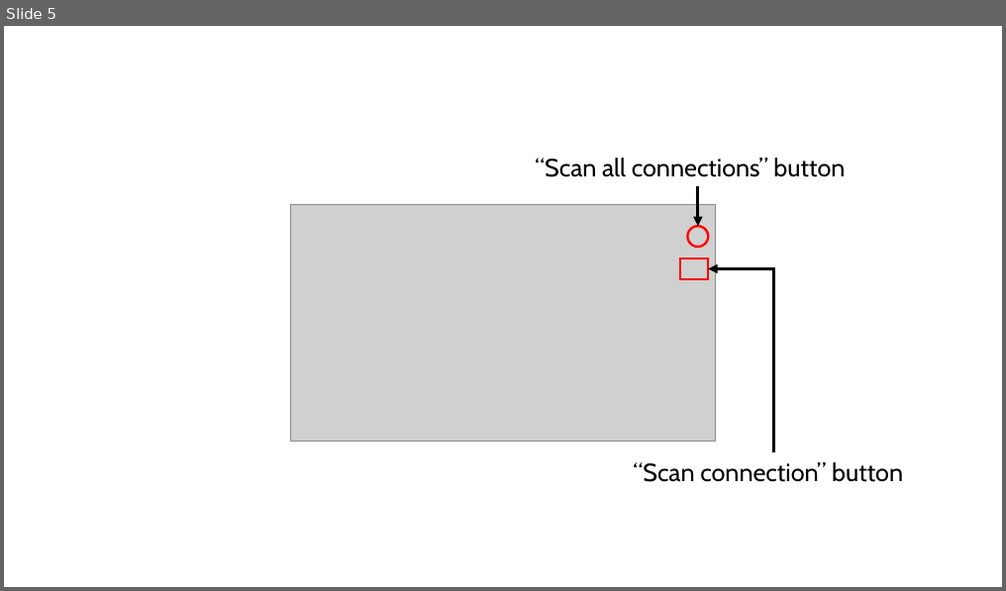
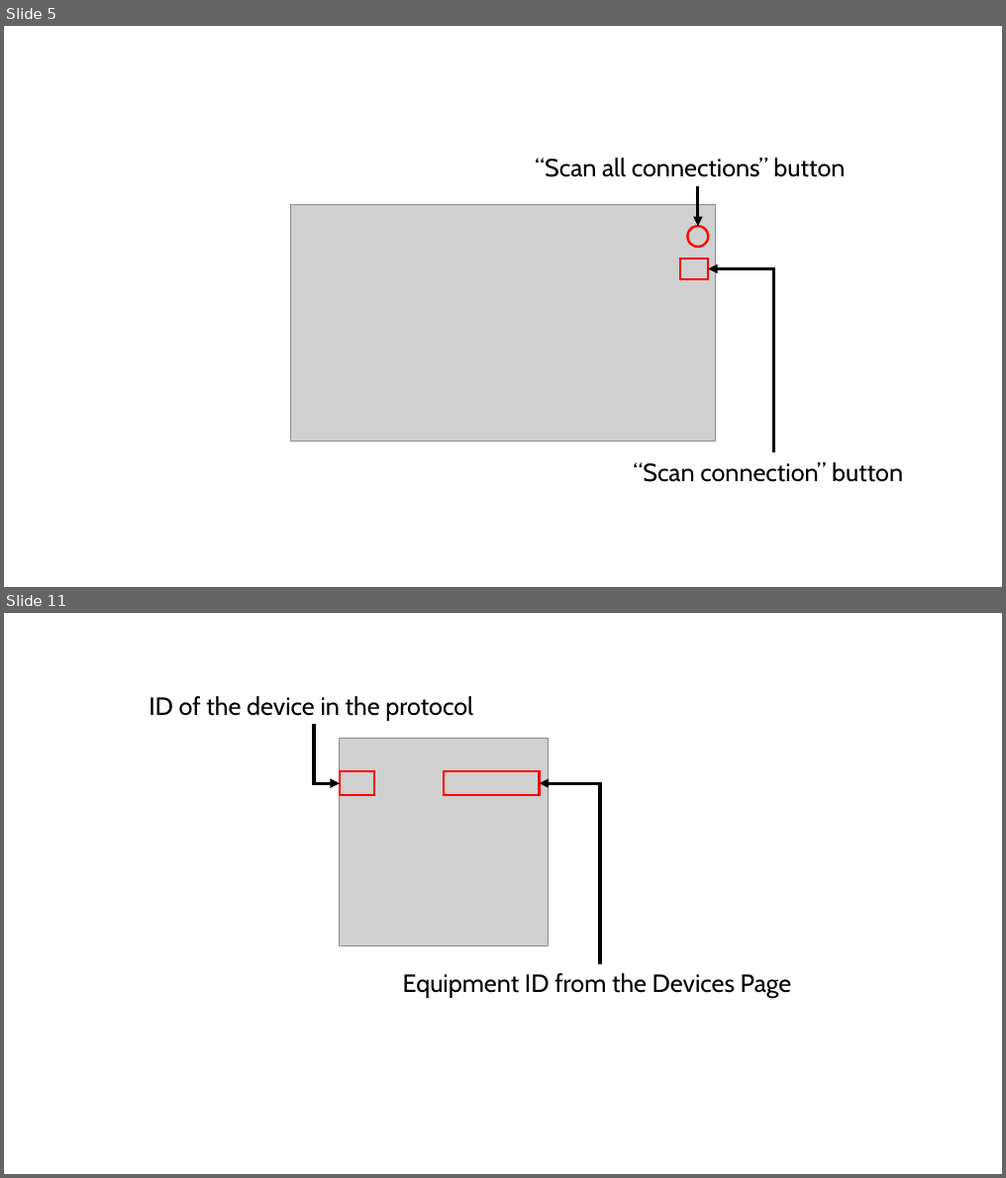
Before and after one commit to LabBench-Society/Protocols, a slide deck: introdemo/Illustrations/Illustrations (Introduction to LabBench).pptx. Shown one above the other, each under a label of ours: slide 5 before the commit, slides 5 and 11 after it; the slides between them are not shown. The pictures are 1006x591 and 1006x1178 pixels, drawn with LibreOffice and Linux fonts; fonts in the diff are those of the drawing; grey boxes stand for pictures. Boxes give left, top, right and bottom in pixels: in the first picture for what was removed or moved away, otherwise in the second. Text is boxed around its words. In the diff, an @@ line names an element or a change of style, - is before the commit and + after.

Commit message:
Work on protocol description

```diff
--- a/introdemo/Illustrations/Illustrations (Introduction to LabBench).pptx
+++ b/introdemo/Illustrations/Illustrations (Introduction to LabBench).pptx
@@ slide 11 added at bbox=[4, 613, 1002, 1174], background #FFFFFF @@
@@ text added at bbox=[149, 696, 473, 721], 24 pt, text #000000 @@
+ID of the device in the protocol
@@ elbow arrow added from (314, 725) to (340, 783), #000000 3 pt @@
@@ picture added at bbox=[340, 738, 548, 947] @@
@@ rectangle added at bbox=[340, 771, 374, 796], outline #FF0000 2.25 pt @@
@@ rectangle added at bbox=[444, 771, 540, 796], outline #FF0000 2.25 pt @@
@@ elbow arrow added from (600, 964) to (540, 783), #000000 3 pt @@
@@ text added at bbox=[403, 973, 792, 998], 24 pt, text #000000 @@
+Equipment ID from the Devices Page
```
Also in this commit, not shown: 7 other slides added, 1 slide removed, 1 other file.
